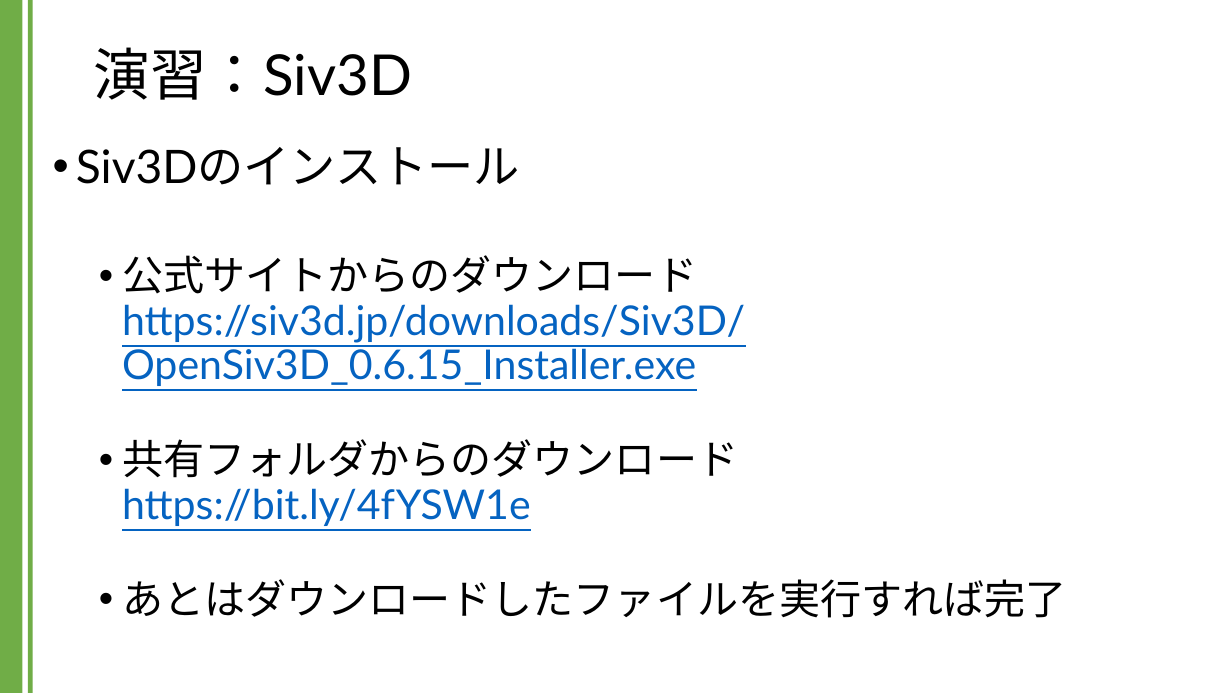
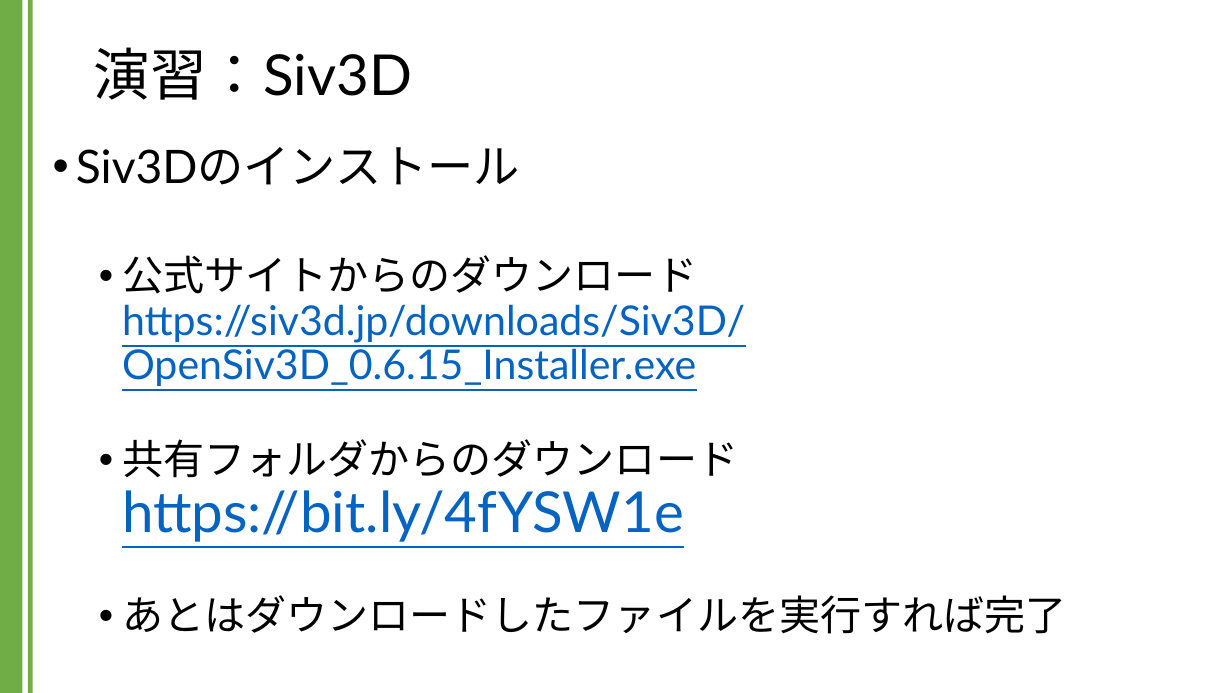
Before and after one commit to kic-murata/cpp2024, a slide deck: slide 4 of 授業資料/演習課題：Siv3D.pptx. Drawn at 1232x693 pixels with LibreOffice and Linux fonts; fonts in the diff are those of the drawing; background and template pictures are left out. Boxes give left, top, right and bottom in pixels: in the first picture for what was removed or moved away, otherwise in the second. Text is boxed around its words. In the diff, an @@ line names an element or a change of style, - is before the commit and + after.

```diff
--- a/授業資料/演習課題：Siv3D.pptx
+++ b/授業資料/演習課題：Siv3D.pptx
@@ text at <box>122,439,738,542</box>: size 32 to 44 pt in "https://bit.ly/4fYSW1e" @@
```
Also in this commit, not shown: 4 other slides changed.
